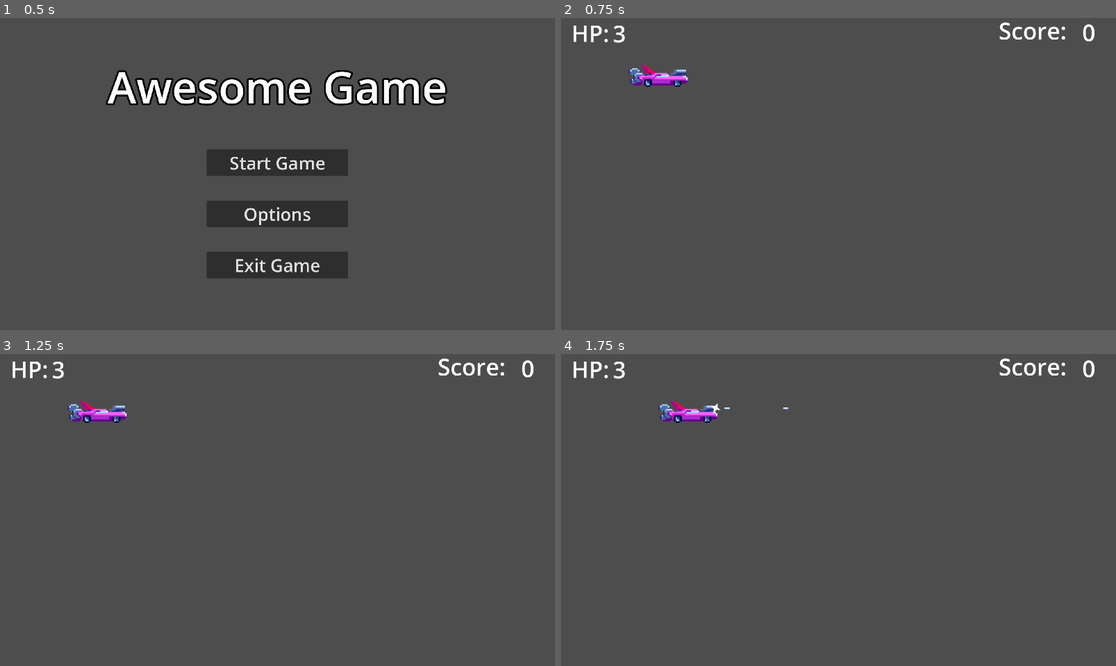
Above: before the commit, frames 1-4 (two rows, left to right).
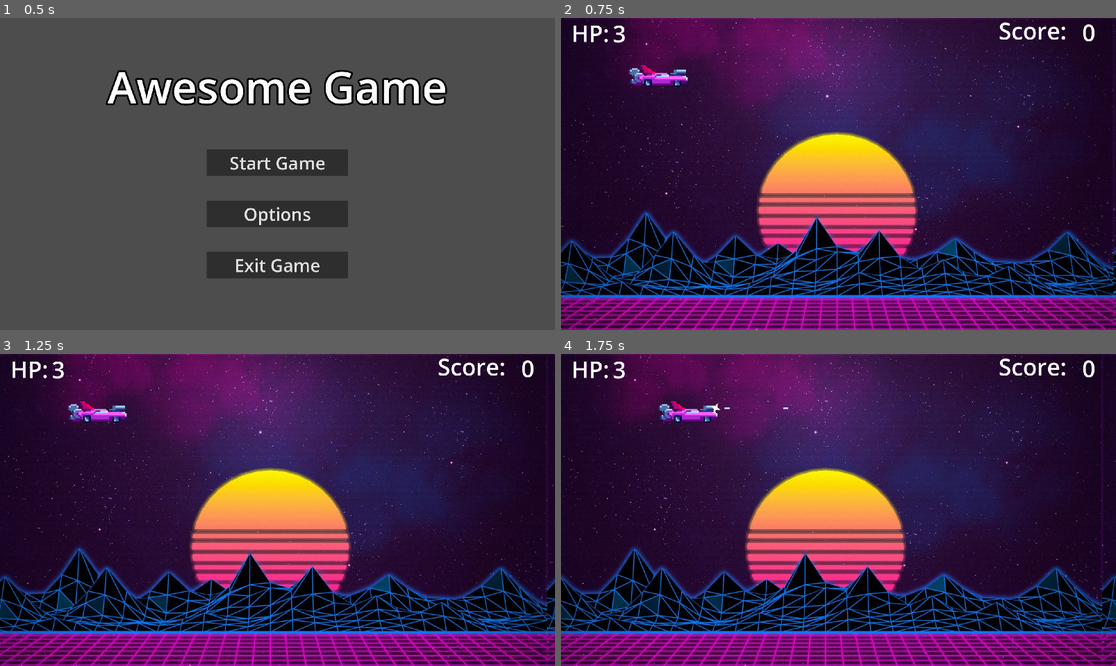
Above: after the commit, the same moments.

Repository: P0ddy/Project-Bentley
Game: Godot game, scene res://Scenes/Menu/main_menu.tscn
Two runs of this game, one before a commit and one after it. Both use one fixed random seed, a clock stepped at 60 frames per second and the inputs below.
Inputs:
- Up to frame 1 (0.5 s): no input
- Up to frame 2 (0.75 s): click "Start Game" at 0.5 s
- Up to frame 3 (1.25 s): no input
- Up to frame 4 (1.75 s): hold D (right) from 1.28 s (still down); hold Space (shoot) from 1.28 s (still down)

Frame 1 is identical in both runs. In frame 2, 99% of the frame differs, in the area x 0-100%, y 0-100%; in frame 3, 99%; in frame 4, 99%.

Commit message:
add EXPLOSIOOOOOON + Paralax start

Diff:
--- /dev/null
+++ b/Scenes/MainScene/Background.gd
@@ -0,0 +1,4 @@
+extends ParallaxBackground
+
+func _process(delta):
+	scroll_base_offset -= Vector2(40, 0) * delta
--- a/Scenes/MainScene/Enemy.gd
+++ b/Scenes/MainScene/Enemy.gd
@@ -1,6 +1,7 @@
 extends CharacterBody2D
 
 var Bullet = preload("res://Scenes/MainScene/enemy_bullet.tscn")
+var Explosion = preload("res://Scenes/MainScene/explosion.tscn")
 
 var player = null
 var canshoot = true
@@ -42,3 +43,8 @@
 	if health == 0:
 		Global.score += 5
 		queue_free()
+
+	if health == 0:
+		var explosion = Explosion.instantiate()
+		explosion.global_position = global_position
+		get_tree().current_scene.add_child(explosion)
--- /dev/null
+++ b/Scenes/MainScene/Explosion.gd
@@ -0,0 +1,8 @@
+extends CPUParticles2D
+
+func _ready():
+	emitting = true
+
+func _process(delta):
+	if emitting == false:
+		queue_free()
--- a/Scenes/MainScene/Game.tscn
+++ b/Scenes/MainScene/Game.tscn
@@ -7,6 +7,8 @@
 [ext_resource type="Script" path="res://Scenes/MainScene/SpawnTimer.gd" id="4_lndq8"]
 [ext_resource type="Script" path="res://Scenes/MainScene/DisplayHP.gd" id="5_i1t1g"]
 [ext_resource type="Script" path="res://Scenes/MainScene/DisplayScore.gd" id="6_4n6hb"]
+[ext_resource type="Script" path="res://Scenes/MainScene/Background.gd" id="8_p2q4e"]
+[ext_resource type="Texture2D" uid="uid://dogyvl4glwhi8" path="res://Assets/BG test.jpg" id="9_w7vak"]
 
 [sub_resource type="FontVariation" id="FontVariation_0glf1"]
 
@@ -83,4 +85,16 @@
 text = "0"
 script = ExtResource("6_4n6hb")
 
+[node name="Background" type="ParallaxBackground" parent="."]
+script = ExtResource("8_p2q4e")
+
+[node name="ParallaxLayer" type="ParallaxLayer" parent="Background"]
+motion_mirroring = Vector2(1920, 0)
+
+[node name="Sprite2D" type="Sprite2D" parent="Background/ParallaxLayer"]
+position = Vector2(960, 540)
+texture = ExtResource("9_w7vak")
+
+[node name="ParallaxLayer2" type="ParallaxLayer" parent="Background"]
+
 [connection signal="timeout" from="SpawnTimer" to="." method="_on_spawn_timer_timeout"]
--- a/Scenes/MainScene/enemy.tscn
+++ b/Scenes/MainScene/enemy.tscn
@@ -105,7 +105,7 @@
 script = ExtResource("1_k3467")
 
 [node name="CollisionShape2D" type="CollisionShape2D" parent="."]
-position = Vector2(-24.5, 0)
+position = Vector2(-31, 0)
 shape = SubResource("RectangleShape2D_sarjd")
 
 [node name="AnimatedSprite2D" type="AnimatedSprite2D" parent="."]
@@ -124,7 +124,8 @@
 }
 
 [node name="SpriteMuzzle" type="Sprite2D" parent="."]
-position = Vector2(-60.5778, 29.0242)
+visible = false
+position = Vector2(-75, 28)
 rotation = 0.785398
 scale = Vector2(0.25, 0.25)
 texture = ExtResource("3_7l023")
--- /dev/null
+++ b/Scenes/MainScene/explosion.tscn
@@ -0,0 +1,32 @@
+[gd_scene load_steps=5 format=3 uid="uid://r5ecplah0ihy"]
+
+[ext_resource type="Texture2D" uid="uid://b6jicbxm8phcc" path="res://Assets/kreis.png" id="1_pyvhc"]
+[ext_resource type="Script" path="res://Scenes/MainScene/Explosion.gd" id="2_v2dgn"]
+
+[sub_resource type="Curve" id="Curve_ohjwp"]
+_data = [Vector2(0, 1), 0.0, 0.0, 0, 0, Vector2(1, 0.307692), 0.0, 0.0, 0, 0]
+point_count = 2
+
+[sub_resource type="Gradient" id="Gradient_oa2yu"]
+offsets = PackedFloat32Array(0, 0.48, 1)
+colors = PackedColorArray(0.941176, 0.784314, 0.219608, 1, 1, 0.487024, 0.178984, 1, 1, 0.0941176, 0.152941, 1)
+
+[node name="Explosion" type="CPUParticles2D"]
+scale = Vector2(0.2, 0.2)
+emitting = false
+amount = 200
+one_shot = true
+speed_scale = 3.0
+explosiveness = 0.8
+texture = ExtResource("1_pyvhc")
+emission_shape = 1
+emission_sphere_radius = 0.01
+direction = Vector2(0, 0)
+spread = 180.0
+gravity = Vector2(0, 0)
+initial_velocity_min = 0.5
+initial_velocity_max = 500.0
+scale_amount_min = 0.5
+scale_amount_curve = SubResource("Curve_ohjwp")
+color_ramp = SubResource("Gradient_oa2yu")
+script = ExtResource("2_v2dgn")
Binary file added: Assets/BG test.jpg
Not shown, added: Assets/BG test.jpg.import
Binary file added: Assets/kreis.png
Not shown, added: Assets/kreis.png.import
Not shown: 1 places in Scenes/MainScene/Game.tscn that only renumber resources
